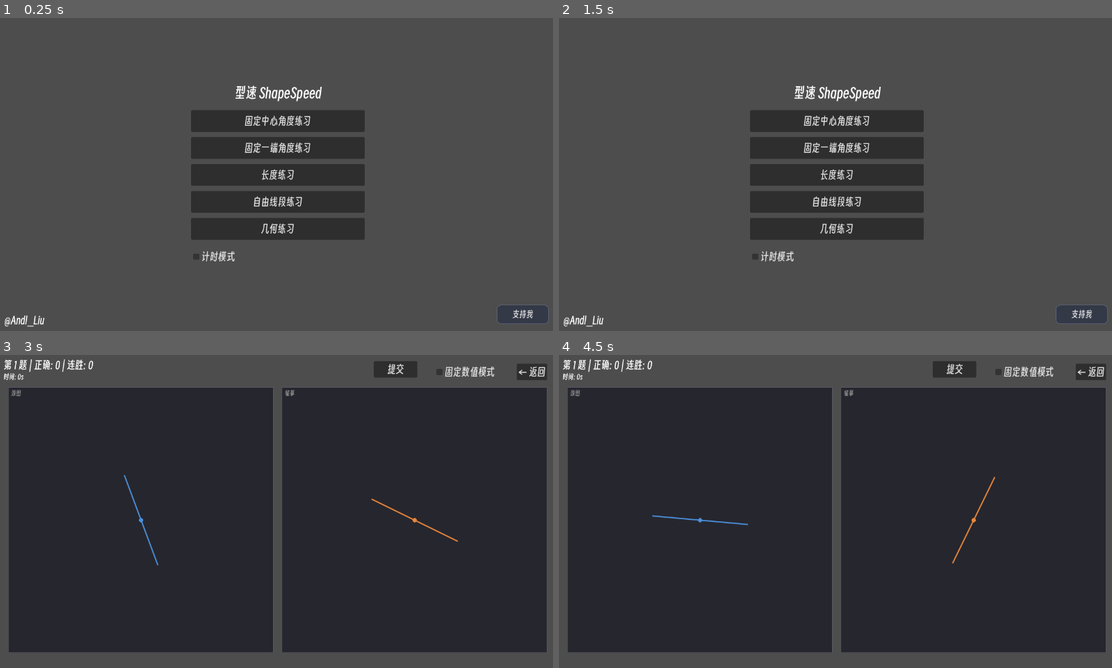
Above: before the commit, frames 1-4 (two rows, left to right).
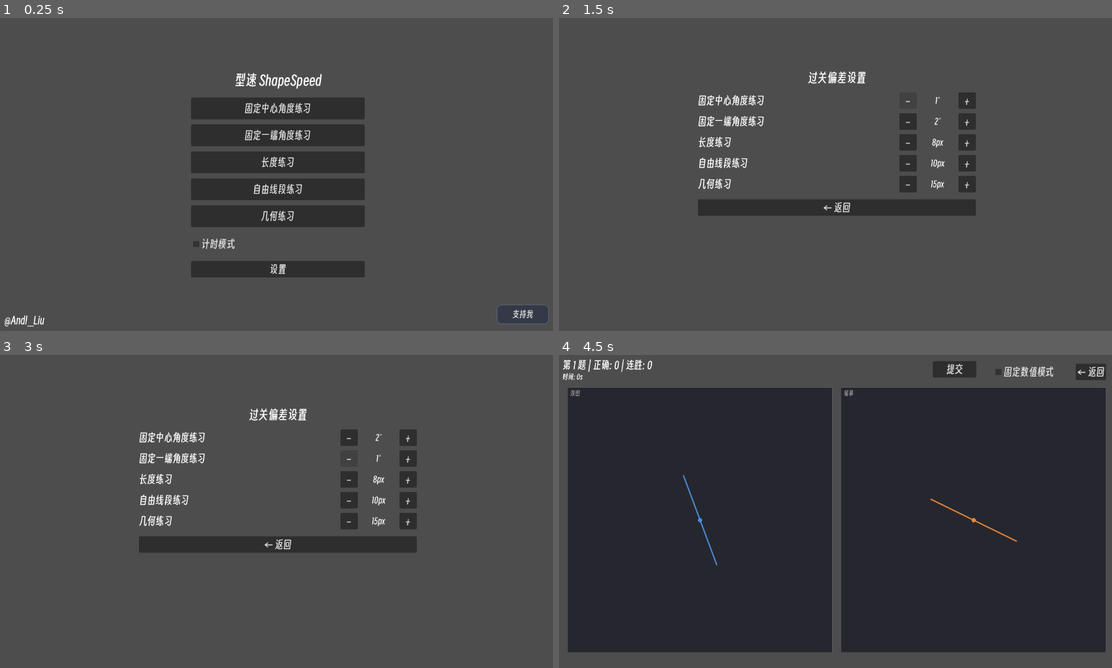
Above: after the commit, the same moments.

Repository: Andl-Liu/ShapeSpeed
Game: Godot game, scene res://src/scenes/menu.tscn
Same seed, same stepped clock (60 frames per second), same inputs: the game is played once before the commit and once after it.
Inputs (mouse positions are in pixels of both pictures, inside the frame that each line leads up to):
- Up to frame 1 (0.25 s): no input
- Up to frame 2 (1.5 s): click (835, 268) at 0.5 s, where only the run after the commit has a clickable "设置"; click (907, 99) at 1.25 s, where only the run after the commit has a clickable "−"
- Up to frame 3 (3 s): click (409, 436) at 2 s, where only the run after the commit has a clickable "+"; click (348, 458) at 2.75 s, where only the run after the commit has a clickable "−"
- Up to frame 4 (4.5 s): click "← 返回" at 3.5 s; click "固定中心角度练习" at 4.25 s

The runs differ from the first frame. In frame 1, 9.3% of the frame differs, in the area x 34-66%, y 17-83%; in frame 2, 13%; in frame 3, 78%, in the area x 0-99%, y 1-95%; in frame 4, 0.4%.

Commit message:
新增了自定义过关难度的功能

Diff:
--- a/check_new_exercise.gd
+++ b/check_new_exercise.gd
@@ -133,7 +133,7 @@
 	length_exercise.on_point_dragged(0, Vector2(600, 100))
 	assert(length_exercise._user_length <= 390.0 + 0.001, "drag should be clamped to margin box")
 
-	# 评价档位（绝对像素 3/5/10）
+	# 评价档位（按 Settings 配置的默认阈值）
 	length_exercise._target_length = 100.0
 	length_exercise._user_length = 100.0
 	var r_flawless: Dictionary = length_exercise.validate()
@@ -141,12 +141,13 @@
 	assert(absf(r_flawless["score"] - 100.0) < 0.001, "exact answer should score 100")
 	assert(r_flawless["length_error_px"] == 0.0, "exact answer error should be 0")
 
-	length_exercise._user_length = 104.0
-	assert(length_exercise.validate()["rating"] == BaseExercise.Rating.PERFECT, "4px error should be perfect")
-	length_exercise._user_length = 108.0
-	assert(length_exercise.validate()["rating"] == BaseExercise.Rating.PASS, "8px error should be pass")
-	length_exercise._user_length = 112.0
-	assert(length_exercise.validate()["rating"] == BaseExercise.Rating.PRACTICE, "12px error should be practice")
+	var len_tiers: Dictionary = Settings.get_rating_tiers("length")
+	length_exercise._user_length = 100.0 + len_tiers["perfect"]
+	assert(length_exercise.validate()["rating"] == BaseExercise.Rating.PERFECT, "perfect-tier error should be perfect")
+	length_exercise._user_length = 100.0 + len_tiers["pass"]
+	assert(length_exercise.validate()["rating"] == BaseExercise.Rating.PASS, "pass-tier error should be pass")
+	length_exercise._user_length = 100.0 + len_tiers["pass"] + 1.0
+	assert(length_exercise.validate()["rating"] == BaseExercise.Rating.PRACTICE, "beyond pass should be practice")
 
 	# 会话参数构造
 	var opts: Dictionary = length_exercise.build_fixed_value_session_options(0.4, "2/5")
@@ -193,20 +194,19 @@
 	var r_swap: Dictionary = free_exercise.validate()
 	assert(r_swap["rating"] == BaseExercise.Rating.FLAWLESS, "swapped copy should be flawless")
 
-	# 单端点偏差 8px → 平均 4px → 完美
-	free_exercise._user_a = Vector2(308, 100)
+	# 单端点偏移 → 平均偏差 = 偏移/2，按 Settings 阈值判定
+	var fs_tiers: Dictionary = Settings.get_rating_tiers("free_segment")
+	free_exercise._user_a = Vector2(300 + 2.0 * fs_tiers["perfect"], 100)
 	free_exercise._user_b = Vector2(100, 100)
 	var r_perfect: Dictionary = free_exercise.validate()
-	assert(r_perfect["rating"] == BaseExercise.Rating.PERFECT, "8px endpoint offset should be perfect")
-	assert(absf(r_perfect["average_error_px"] - 4.0) < 0.001, "avg error should be 4")
-
-	# 单端点偏差 16px → 平均 8px → 过关
-	free_exercise._user_a = Vector2(316, 100)
-	assert(free_exercise.validate()["rating"] == BaseExercise.Rating.PASS, "16px offset should be pass")
-
-	# 单端点偏差 24px → 平均 12px → 继续练习
-	free_exercise._user_a = Vector2(324, 100)
-	assert(free_exercise.validate()["rating"] == BaseExercise.Rating.PRACTICE, "24px offset should be practice")
+	assert(r_perfect["rating"] == BaseExercise.Rating.PERFECT, "perfect-tier avg should be perfect")
+	assert(absf(r_perfect["average_error_px"] - fs_tiers["perfect"]) < 0.001, "avg error mismatch")
+
+	free_exercise._user_a = Vector2(300 + 2.0 * fs_tiers["pass"], 100)
+	assert(free_exercise.validate()["rating"] == BaseExercise.Rating.PASS, "pass-tier avg should be pass")
+
+	free_exercise._user_a = Vector2(300 + 2.0 * fs_tiers["pass"] + 2.0, 100)
+	assert(free_exercise.validate()["rating"] == BaseExercise.Rating.PRACTICE, "beyond pass should be practice")
 
 	# 越界拖拽被夹取到边界框内
 	var clamped: Vector2 = free_exercise.on_point_dragged(0, Vector2(600, 100))
@@ -259,19 +259,24 @@
 	geometry_exercise._user_vertices = [Vector2(200, 300), Vector2(100, 100), Vector2(300, 100)]
 	assert(geometry_exercise.validate()["rating"] == BaseExercise.Rating.FLAWLESS, "rotated order should be flawless")
 
-	# 单顶点偏移 12px → 平均 4px → 完美
-	geometry_exercise._user_vertices = [Vector2(112, 100), Vector2(300, 100), Vector2(200, 300)]
+	# 单顶点偏移 → 平均偏差 = 偏移/3，按 Settings 阈值判定
+	var geo_tiers: Dictionary = Settings.get_rating_tiers("geometry")
+	geometry_exercise._user_vertices = [
+		Vector2(100 + 3.0 * geo_tiers["perfect"], 100), Vector2(300, 100), Vector2(200, 300)
+	]
 	var g_perfect: Dictionary = geometry_exercise.validate()
-	assert(g_perfect["rating"] == BaseExercise.Rating.PERFECT, "12px offset should be perfect")
-	assert(absf(g_perfect["average_error_px"] - 4.0) < 0.001, "avg error should be 4")
-
-	# 单顶点偏移 24px → 平均 8px → 过关
-	geometry_exercise._user_vertices = [Vector2(124, 100), Vector2(300, 100), Vector2(200, 300)]
-	assert(geometry_exercise.validate()["rating"] == BaseExercise.Rating.PASS, "24px offset should be pass")
-
-	# 单顶点偏移 36px → 平均 12px → 继续练习
-	geometry_exercise._user_vertices = [Vector2(136, 100), Vector2(300, 100), Vector2(200, 300)]
-	assert(geometry_exercise.validate()["rating"] == BaseExercise.Rating.PRACTICE, "36px offset should be practice")
+	assert(g_perfect["rating"] == BaseExercise.Rating.PERFECT, "perfect-tier avg should be perfect")
+	assert(absf(g_perfect["average_error_px"] - geo_tiers["perfect"]) < 0.001, "avg error mismatch")
+
+	geometry_exercise._user_vertices = [
+		Vector2(100 + 3.0 * geo_tiers["pass"], 100), Vector2(300, 100), Vector2(200, 300)
+	]
+	assert(geometry_exercise.validate()["rating"] == BaseExercise.Rating.PASS, "pass-tier avg should be pass")
+
+	geometry_exercise._user_vertices = [
+		Vector2(100 + 3.0 * geo_tiers["pass"] + 3.0, 100), Vector2(300, 100), Vector2(200, 300)
+	]
+	assert(geometry_exercise.validate()["rating"] == BaseExercise.Rating.PRACTICE, "beyond pass should be practice")
 
 	# 越界拖拽被夹取到边界框内
 	var g_clamped: Vector2 = geometry_exercise.on_point_dragged(0, Vector2(600, 100))
@@ -296,5 +301,26 @@
 	geometry_exercise.fixed_vertex_text = "三角形"
 	assert(geometry_exercise.get_hint_text() == "三角形", "geometry hint mismatch")
 
+	# ══ 设置 API：过关阈值可调整、夹取、恢复 ══
+	var saved_pass: Dictionary = {}
+	for t in ["angle_fixed_center", "angle_fixed_end", "length", "free_segment", "geometry"]:
+		saved_pass[t] = Settings.get_pass_threshold(t)
+
+	Settings.set_pass_threshold("length", 12.0)
+	assert(Settings.get_pass_threshold("length") == 12.0, "pass threshold should update")
+	length_exercise._target_length = 100.0
+	length_exercise._user_length = 110.0  # 10 > 默认 8，但 ≤ 新阈值 12
+	assert(length_exercise.validate()["rating"] == BaseExercise.Rating.PASS, "custom pass should apply")
+	length_exercise._user_length = 113.0  # > 新阈值 12
+	assert(length_exercise.validate()["rating"] == BaseExercise.Rating.PRACTICE, "beyond custom pass should be practice")
+
+	Settings.set_pass_threshold("length", 999.0)
+	assert(Settings.get_pass_threshold("length") == 100.0, "pass should clamp to max")
+	Settings.set_pass_threshold("length", 0.0)
+	assert(Settings.get_pass_threshold("length") == 1.0, "pass should clamp to min")
+
+	for t in saved_pass:
+		Settings.set_pass_threshold(t, saved_pass[t])
+
 	print("CHECK_OK")
 	quit(0)
--- a/src/autoload/settings.gd
+++ b/src/autoload/settings.gd
@@ -12,6 +12,105 @@
 
 static func get_settings(difficulty: int, key: String):
 	return DIFFICULTY[difficulty][key]
+
+# ── 每练习评价档位配置 ──
+
+## 各练习评级默认值（无暇/完美固定，过关档可由用户在设置界面调整）
+const RATING_DEFAULTS := {
+	"angle_fixed_center": {
+		"flawless": 0.3, "perfect": 1.0, "pass": 2.0,
+		"unit": "°", "step": 1.0, "min": 1.0, "max": 10.0,
+	},
+	"angle_fixed_end": {
+		"flawless": 0.3, "perfect": 1.0, "pass": 2.0,
+		"unit": "°", "step": 1.0, "min": 1.0, "max": 10.0,
+	},
+	"length": {
+		"flawless": 1.0, "perfect": 2.0, "pass": 8.0,
+		"unit": "px", "step": 1.0, "min": 1.0, "max": 100.0,
+	},
+	"free_segment": {
+		"flawless": 1.0, "perfect": 3.0, "pass": 10.0,
+		"unit": "px", "step": 1.0, "min": 1.0, "max": 100.0,
+	},
+	"geometry": {
+		"flawless": 3.0, "perfect": 5.0, "pass": 15.0,
+		"unit": "px", "step": 1.0, "min": 1.0, "max": 100.0,
+	},
+}
+
+## 用户设置保存位置（user:// 本地，不影响仓库与服务器）
+const SETTINGS_FILE := "user://shapespeed_settings.cfg"
+
+## 运行期评级配置：type → { flawless, perfect, pass, unit, step, min, max }
+var _rating_settings: Dictionary = {}
+
+
+func _ready() -> void:
+	_load_rating_settings()
+
+
+## 返回某练习的完整评级配置（含用户调整后的过关值）
+func get_rating_config(type: String) -> Dictionary:
+	_ensure_loaded()
+	return _rating_settings.get(type, {})
+
+
+## 返回某练习的三档阈值：{ "flawless", "perfect", "pass" }
+func get_rating_tiers(type: String) -> Dictionary:
+	var config: Dictionary = get_rating_config(type)
+	return {
+		"flawless": config.get("flawless", 0.0),
+		"perfect": config.get("perfect", 0.0),
+		"pass": config.get("pass", 0.0),
+	}
+
+
+## 返回某练习的过关阈值
+func get_pass_threshold(type: String) -> float:
+	return get_rating_tiers(type)["pass"]
+
+
+## 调整某练习的过关阈值（夹取到该练习范围并立即保存到本地）
+func set_pass_threshold(type: String, value: float) -> void:
+	_ensure_loaded()
+	if not _rating_settings.has(type):
+		return
+	var config: Dictionary = _rating_settings[type]
+	config["pass"] = clampf(value, config["min"], config["max"])
+	_save_rating_settings()
+
+
+## 确保运行期配置已初始化（_ready 未执行时按需加载）
+func _ensure_loaded() -> void:
+	if _rating_settings.is_empty():
+		_load_rating_settings()
+
+
+## 用默认值初始化运行期配置，再从本地文件载入用户调整
+func _load_rating_settings() -> void:
+	_rating_settings = {}
+	for type in RATING_DEFAULTS:
+		_rating_settings[type] = RATING_DEFAULTS[type].duplicate()
+
+	var cfg := ConfigFile.new()
+	if cfg.load(SETTINGS_FILE) != OK:
+		return
+
+	for type in _rating_settings:
+		if cfg.has_section_key("ratings", type):
+			var config: Dictionary = _rating_settings[type]
+			var loaded: float = cfg.get_value("ratings", type, config["pass"])
+			config["pass"] = clampf(loaded, config["min"], config["max"])
+
+
+## 把用户调整过的过关阈值写入本地文件
+func _save_rating_settings() -> void:
+	var cfg := ConfigFile.new()
+	for type in _rating_settings:
+		cfg.set_value("ratings", type, _rating_settings[type]["pass"])
+	cfg.save(SETTINGS_FILE)
+
 
 # 视觉主题 （所有练习共用）
 const COLORS := {
--- a/src/exercises/angle_fixed_center_exercise.gd
+++ b/src/exercises/angle_fixed_center_exercise.gd
@@ -40,9 +40,10 @@
 
 ## 根据角度偏差返回评价等级——本练习的判定标准
 func _compute_rating(error_deg: float) -> BaseExercise.Rating:
-	if error_deg <= 0.3:  return BaseExercise.Rating.FLAWLESS
-	if error_deg <= 1.0:  return BaseExercise.Rating.PERFECT
-	if error_deg <= 2.0:  return BaseExercise.Rating.PASS
+	var tiers: Dictionary = Settings.get_rating_tiers("angle_fixed_center")
+	if error_deg <= tiers["flawless"]:  return BaseExercise.Rating.FLAWLESS
+	if error_deg <= tiers["perfect"]:   return BaseExercise.Rating.PERFECT
+	if error_deg <= tiers["pass"]:      return BaseExercise.Rating.PASS
 	return BaseExercise.Rating.PRACTICE
 
 
@@ -84,7 +85,8 @@
 	assert(is_generated, "validate() called before generate()")
 
 	var angle_error: float = MathUtils.angle_difference_deg(_target_angle_deg, _user_angle_deg)
-	var tolerance: float = Settings.get_settings(difficulty, "angle_tolerance")
+	# 评分容差与"过关"档对齐
+	var tolerance: float = Settings.get_pass_threshold("angle_fixed_center")
 	var accuracy: float = clampf(1.0 - angle_error / tolerance, 0.0, 1.0)
 	var score: float = accuracy * 100.0
 
--- a/src/exercises/angle_fixed_end_exercise.gd
+++ b/src/exercises/angle_fixed_end_exercise.gd
@@ -46,9 +46,10 @@
 
 ## 根据角度偏差返回评价等级——本练习的判定标准
 func _compute_rating(error_deg: float) -> BaseExercise.Rating:
-	if error_deg <= 0.3:  return BaseExercise.Rating.FLAWLESS
-	if error_deg <= 1.0:  return BaseExercise.Rating.PERFECT
-	if error_deg <= 2.0:  return BaseExercise.Rating.PASS
+	var tiers: Dictionary = Settings.get_rating_tiers("angle_fixed_end")
+	if error_deg <= tiers["flawless"]:  return BaseExercise.Rating.FLAWLESS
+	if error_deg <= tiers["perfect"]:   return BaseExercise.Rating.PERFECT
+	if error_deg <= tiers["pass"]:      return BaseExercise.Rating.PASS
 	return BaseExercise.Rating.PRACTICE
 
 
@@ -175,7 +176,8 @@
 	assert(is_generated, "validate() called before generate()")
 
 	var angle_error: float = MathUtils.angle_difference_deg(_target_angle_deg, _user_angle_deg)
-	var tolerance: float = Settings.get_settings(difficulty, "angle_tolerance")
+	# 评分容差与"过关"档对齐
+	var tolerance: float = Settings.get_pass_threshold("angle_fixed_end")
 	var accuracy: float = clampf(1.0 - angle_error / tolerance, 0.0, 1.0)
 	var score: float = accuracy * 100.0
 
--- a/src/exercises/free_segment_exercise.gd
+++ b/src/exercises/free_segment_exercise.gd
@@ -9,12 +9,6 @@
 ## 线段长度范围（逻辑像素）
 const LINE_LENGTH_MIN := 50.0
 const LINE_LENGTH_MAX := 300.0
-
-## 评价档位（两端点匹配后的平均绝对偏差，逻辑像素）
-const FLAWLESS_ERROR_PX := 1.0
-const PERFECT_ERROR_PX := 3.0
-const PASS_ERROR_PX := 10.0
-
 
 # ── 公开属性（由 ExerciseFactory 在 generate() 之前设置）──
 
@@ -100,11 +94,12 @@
 
 ## 根据平均绝对偏差返回评价等级
 func _compute_rating(error_px: float) -> BaseExercise.Rating:
-	if error_px <= FLAWLESS_ERROR_PX:
+	var tiers: Dictionary = Settings.get_rating_tiers("free_segment")
+	if error_px <= tiers["flawless"]:
 		return BaseExercise.Rating.FLAWLESS
-	if error_px <= PERFECT_ERROR_PX:
+	if error_px <= tiers["perfect"]:
 		return BaseExercise.Rating.PERFECT
-	if error_px <= PASS_ERROR_PX:
+	if error_px <= tiers["pass"]:
 		return BaseExercise.Rating.PASS
 	return BaseExercise.Rating.PRACTICE
 
@@ -144,8 +139,9 @@
 	var match_info: Dictionary = _match_user_to_target()
 	var avg_error: float = match_info["error"]
 	var rating: BaseExercise.Rating = _compute_rating(avg_error)
-	# 与"过关"档（10px）对齐的评分容差
-	var accuracy: float = clampf(1.0 - avg_error / PASS_ERROR_PX, 0.0, 1.0)
+	# 评分容差与"过关"档对齐
+	var pass_px: float = Settings.get_pass_threshold("free_segment")
+	var accuracy: float = clampf(1.0 - avg_error / pass_px, 0.0, 1.0)
 	var score: float = accuracy * 100.0
 
 	var result := {
--- a/src/exercises/geometry_exercise.gd
+++ b/src/exercises/geometry_exercise.gd
@@ -16,12 +16,6 @@
 ## 外接半径范围（保证中心采样区间非空：R ≤ 240）
 const OUTER_RADIUS_MIN := 70.0
 const OUTER_RADIUS_MAX := MAX_VERTEX_RADIUS
-
-## 评价档位（顶点匹配后的平均绝对偏差，逻辑像素）
-const FLAWLESS_ERROR_PX := 3.0
-const PERFECT_ERROR_PX := 5.0
-const PASS_ERROR_PX := 15.0
-
 
 # ── 公开属性（由 ExerciseFactory 在 generate() 之前设置）──
 
@@ -146,11 +140,12 @@
 
 ## 根据平均绝对偏差返回评价等级
 func _compute_rating(error_px: float) -> BaseExercise.Rating:
-	if error_px <= FLAWLESS_ERROR_PX:
+	var tiers: Dictionary = Settings.get_rating_tiers("geometry")
+	if error_px <= tiers["flawless"]:
 		return BaseExercise.Rating.FLAWLESS
-	if error_px <= PERFECT_ERROR_PX:
+	if error_px <= tiers["perfect"]:
 		return BaseExercise.Rating.PERFECT
-	if error_px <= PASS_ERROR_PX:
+	if error_px <= tiers["pass"]:
 		return BaseExercise.Rating.PASS
 	return BaseExercise.Rating.PRACTICE
 
@@ -209,8 +204,9 @@
 	var match_info: Dictionary = _match_user_to_target()
 	var avg_error: float = match_info["total"] / float(_target_vertices.size())
 	var rating: BaseExercise.Rating = _compute_rating(avg_error)
-	# 与"过关"档（10px）对齐的评分容差
-	var accuracy: float = clampf(1.0 - avg_error / PASS_ERROR_PX, 0.0, 1.0)
+	# 评分容差与"过关"档对齐
+	var pass_px: float = Settings.get_pass_threshold("geometry")
+	var accuracy: float = clampf(1.0 - avg_error / pass_px, 0.0, 1.0)
 
 	var result := {
 		"score": accuracy * 100.0,
--- a/src/exercises/length_exercise.gd
+++ b/src/exercises/length_exercise.gd
@@ -12,11 +12,6 @@
 
 ## 等分答案线的最短长度（逻辑像素）
 const MIN_ANSWER_LENGTH := 30.0
-
-## 评价档位（绝对像素偏差）
-const FLAWLESS_ERROR_PX := 1.0
-const PERFECT_ERROR_PX := 2.0
-const PASS_ERROR_PX := 8.0
 
 ## 自定义比值的合法范围（r = 答案长 / 原图长）
 const CUSTOM_RATIO_MIN := 0.1
@@ -142,11 +137,12 @@
 
 ## 根据绝对像素偏差返回评价等级
 func _compute_rating(error_px: float) -> BaseExercise.Rating:
-	if error_px <= FLAWLESS_ERROR_PX:
+	var tiers: Dictionary = Settings.get_rating_tiers("length")
+	if error_px <= tiers["flawless"]:
 		return BaseExercise.Rating.FLAWLESS
-	if error_px <= PERFECT_ERROR_PX:
+	if error_px <= tiers["perfect"]:
 		return BaseExercise.Rating.PERFECT
-	if error_px <= PASS_ERROR_PX:
+	if error_px <= tiers["pass"]:
 		return BaseExercise.Rating.PASS
 	return BaseExercise.Rating.PRACTICE
 
@@ -205,8 +201,9 @@
 
 	var length_error_px: float = absf(_user_length - _target_length)
 	var rating: BaseExercise.Rating = _compute_rating(length_error_px)
-	# 与"过关"档（10px）对齐的评分容差，延续角度练习"过关=容差=0分"的模式
-	var accuracy: float = clampf(1.0 - length_error_px / PASS_ERROR_PX, 0.0, 1.0)
+	# 评分容差与"过关"档对齐，延续"过关=容差=0分"的模式
+	var pass_px: float = Settings.get_pass_threshold("length")
+	var accuracy: float = clampf(1.0 - length_error_px / pass_px, 0.0, 1.0)
 	var score: float = accuracy * 100.0
 
 	var result := {
--- a/src/menu.gd
+++ b/src/menu.gd
@@ -6,6 +6,7 @@
 @onready var _button_container: VBoxContainer = $VBox/ButtonContainer
 @onready var _timed_checkbox: CheckBox = $VBox/TimedModeCheckBox
 @onready var _timed_input: LineEdit = $VBox/TimedSecondsInput
+@onready var _settings_btn: Button = $VBox/SettingsBtn
 
 
 # ── 支持面板常量 ──
@@ -36,6 +37,7 @@
 	_timed_input.text = str(int(GameManager.timed_mode_seconds))
 	_timed_checkbox.toggled.connect(_on_timed_mode_toggled)
 	_timed_input.text_submitted.connect(_on_timed_seconds_submitted)
+	_settings_btn.pressed.connect(_on_settings_pressed)
 
 
 # ── 支持面板（右下角“支持我”按钮） ──
@@ -186,6 +188,11 @@
 	get_tree().change_scene_to_file("res://src/scenes/main.tscn")
 
 
+## 进入参数设置界面
+func _on_settings_pressed() -> void:
+	get_tree().change_scene_to_file("res://src/scenes/settings.tscn")
+
+
 ## 计时模式开关：切换 GameManager 配置并显示/隐藏秒数输入框
 func _on_timed_mode_toggled(checked: bool) -> void:
 	GameManager.timed_mode_enabled = checked
--- a/src/scenes/menu.tscn
+++ b/src/scenes/menu.tscn
@@ -45,6 +45,10 @@
 layout_mode = 2
 placeholder_text = "30"
 
+[node name="SettingsBtn" type="Button" parent="VBox"]
+layout_mode = 2
+text = "设置"
+
 [node name="MyName" type="Label" parent="." unique_id=1049215974]
 layout_mode = 1
 anchors_preset = -1
--- /dev/null
+++ b/src/scenes/settings.tscn
@@ -0,0 +1,41 @@
+[gd_scene format=3 uid="uid://bya0s3oj5w24r"]
+
+[ext_resource type="Script" uid="uid://o2ldleysepmm" path="res://src/settings.gd" id="1"]
+
+[node name="Settings" type="Control" unique_id=1227220757]
+layout_mode = 3
+anchors_preset = 15
+anchor_right = 1.0
+anchor_bottom = 1.0
+grow_horizontal = 2
+grow_vertical = 2
+script = ExtResource("1")
+
+[node name="VBox" type="VBoxContainer" parent="." unique_id=761201791]
+layout_mode = 1
+anchors_preset = 8
+anchor_left = 0.5
+anchor_top = 0.5
+anchor_right = 0.5
+anchor_bottom = 0.5
+offset_left = -320.0
+offset_top = -240.0
+offset_right = 320.0
+offset_bottom = 240.0
+grow_horizontal = 2
+grow_vertical = 2
+theme_override_constants/separation = 16
+
+[node name="TitleLabel" type="Label" parent="VBox" unique_id=1051344192]
+layout_mode = 2
+theme_override_font_sizes/font_size = 28
+text = "过关偏差设置"
+horizontal_alignment = 1
+
+[node name="RowsContainer" type="VBoxContainer" parent="VBox" unique_id=534396646]
+layout_mode = 2
+theme_override_constants/separation = 10
+
+[node name="BackBtn" type="Button" parent="VBox" unique_id=1577948979]
+layout_mode = 2
+text = "← 返回"
--- /dev/null
+++ b/src/settings.gd
@@ -0,0 +1,71 @@
+extends Control
+
+
+# ── 子节点引用 ──
+
+@onready var _rows_container: VBoxContainer = $VBox/RowsContainer
+@onready var _back_btn: Button = $VBox/BackBtn
+
+
+# ── 生命周期 ──
+
+func _ready() -> void:
+	_back_btn.pressed.connect(_on_back_pressed)
+	_build_rows()
+
+
+# ── 设置行 ──
+
+## 为每个练习生成一行：显示名 + [-][数值][+] 步进器
+func _build_rows() -> void:
+	for type in ExerciseFactory.get_available_types():
+		var config: Dictionary = Settings.get_rating_config(type)
+
+		var row := HBoxContainer.new()
+		row.add_theme_constant_override("separation", 12)
+		_rows_container.add_child(row)
+
+		var name_label := Label.new()
+		name_label.text = ExerciseFactory.get_display_name(type)
+		name_label.custom_minimum_size = Vector2(200, 0)
+		name_label.vertical_alignment = VERTICAL_ALIGNMENT_CENTER
+		row.add_child(name_label)
+
+		var spacer := Control.new()
+		spacer.size_flags_horizontal = Control.SIZE_EXPAND_FILL
+		row.add_child(spacer)
+
+		var minus_btn := Button.new()
+		minus_btn.text = "−"
+		minus_btn.custom_minimum_size = Vector2(40, 36)
+		row.add_child(minus_btn)
+
+		var value_label := Label.new()
+		value_label.text = "%d%s" % [int(config["pass"]), config["unit"]]
+		value_label.custom_minimum_size = Vector2(72, 36)
+		value_label.horizontal_alignment = HORIZONTAL_ALIGNMENT_CENTER
+		value_label.vertical_alignment = VERTICAL_ALIGNMENT_CENTER
+		value_label.add_theme_font_size_override("font_size", 20)
+		row.add_child(value_label)
+
+		var plus_btn := Button.new()
+		plus_btn.text = "+"
+		plus_btn.custom_minimum_size = Vector2(40, 36)
+		row.add_child(plus_btn)
+
+		minus_btn.pressed.connect(_on_step.bind(type, -1.0, value_label))
+		plus_btn.pressed.connect(_on_step.bind(type, 1.0, value_label))
+
+
+## 步进器点击：按该练习步长调整过关阈值并更新显示
+func _on_step(type: String, delta: float, value_label: Label) -> void:
+	var config: Dictionary = Settings.get_rating_config(type)
+	var new_value: float = config["pass"] + delta * config["step"]
+	Settings.set_pass_threshold(type, new_value)
+	value_label.text = "%d%s" % [int(Settings.get_pass_threshold(type)), config["unit"]]
+
+
+# ── 信号回调 ──
+
+func _on_back_pressed() -> void:
+	get_tree().change_scene_to_file("res://src/scenes/menu.tscn")
Not shown, added: src/settings.gd.uid
